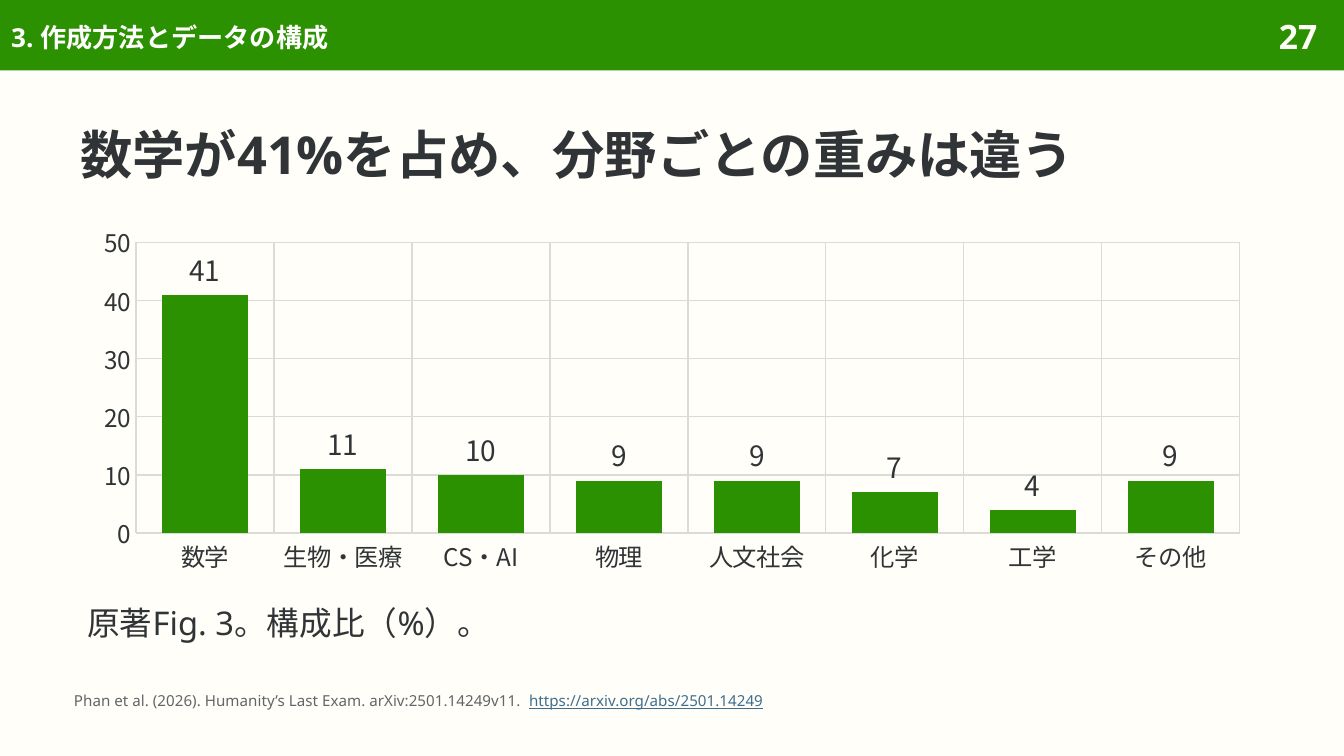
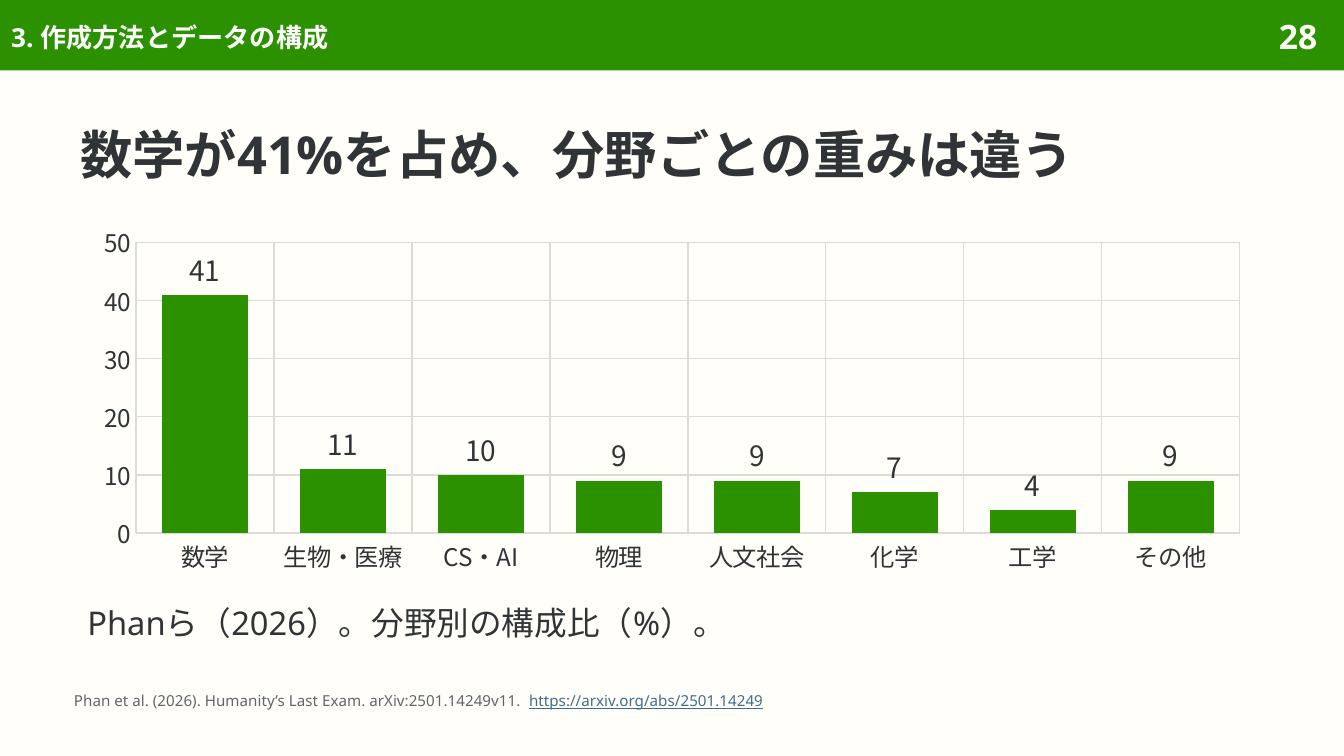
Before and after one commit to sasakiy84/datasets-in-10-minutes, a slide deck: slide 28 of slides/datasets-in-10-minutes-hle.pptx (slide 27 before the commit). Drawn at 1344x756 pixels with LibreOffice and Linux fonts; fonts in the diff are those of the drawing. Boxes give left, top, right and bottom in pixels: in the first picture for what was removed or moved away, otherwise in the second. Text is boxed around its words. In the diff, an @@ line names an element or a change of style, - is before the commit and + after.

```diff
--- a/slides/datasets-in-10-minutes-hle.pptx
+++ b/slides/datasets-in-10-minutes-hle.pptx
@@ page number at box(1279, 24, 1317, 50): text changed @@
-27
+28
@@ text at box(87, 607, 725, 638): text changed @@
-原著Fig. 3。構成比（%）。
+Phanら（2026）。分野別の構成比（%）。
```
Also in this commit, not shown: 2 other slides changed, 2 slides added, 1 slide removed, 8 other files.
